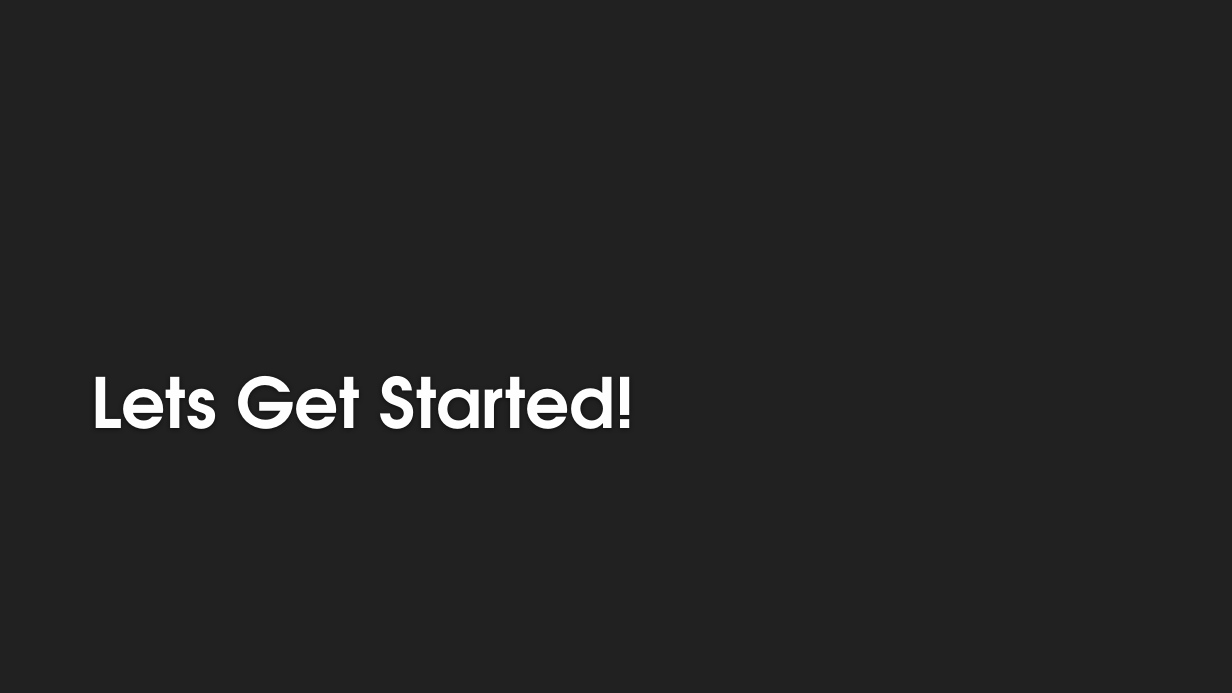
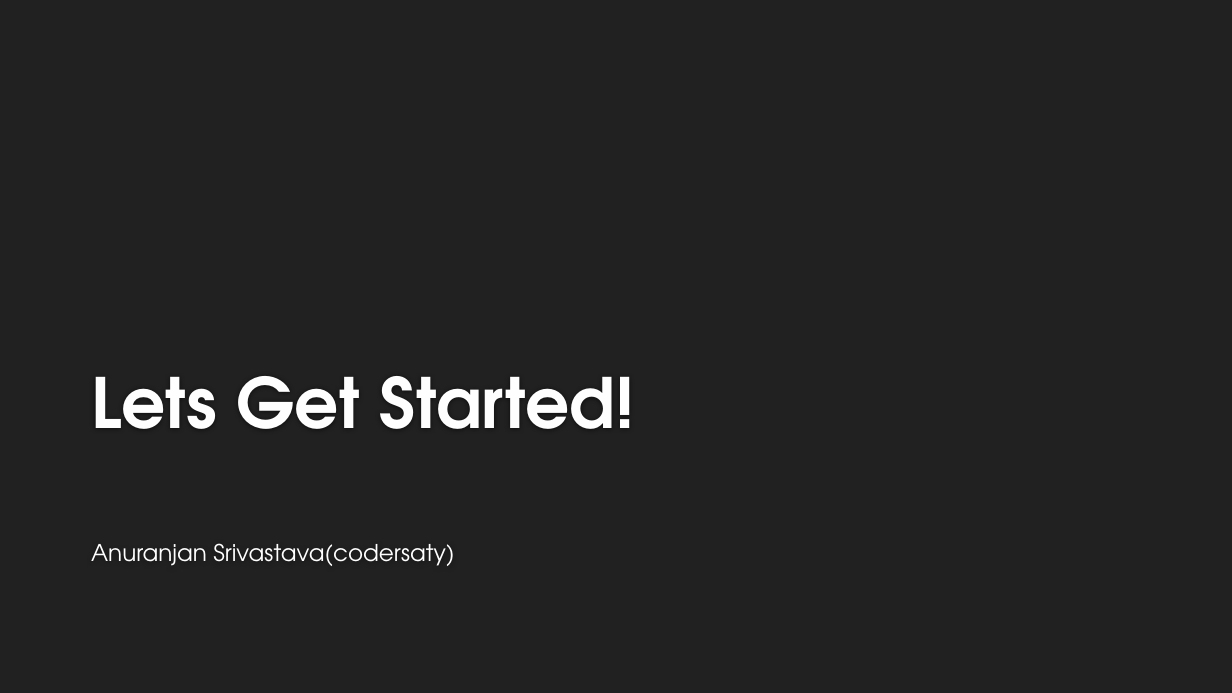
Before and after one commit to CoderSaty/GitTutorials, a slide deck: slide 5 of ppt/Section+Introduction (3).pptx. Drawn at 1232x693 pixels with LibreOffice and Linux fonts; fonts in the diff are those of the drawing; background and template pictures are left out. Boxes give left, top, right and bottom in pixels: in the first picture for what was removed or moved away, otherwise in the second. Text is boxed around its words. In the diff, an @@ line names an element or a change of style, - is before the commit and + after.

```diff
--- a/ppt/Section+Introduction (3).pptx
+++ b/ppt/Section+Introduction (3).pptx
@@ subtitle added at (91,543,454,566), 18 pt, text #FFFFFF @@
+Anuranjan Srivastava(codersaty)
```
Also in this commit, not shown: 1 other slide changed, 4 other files.
